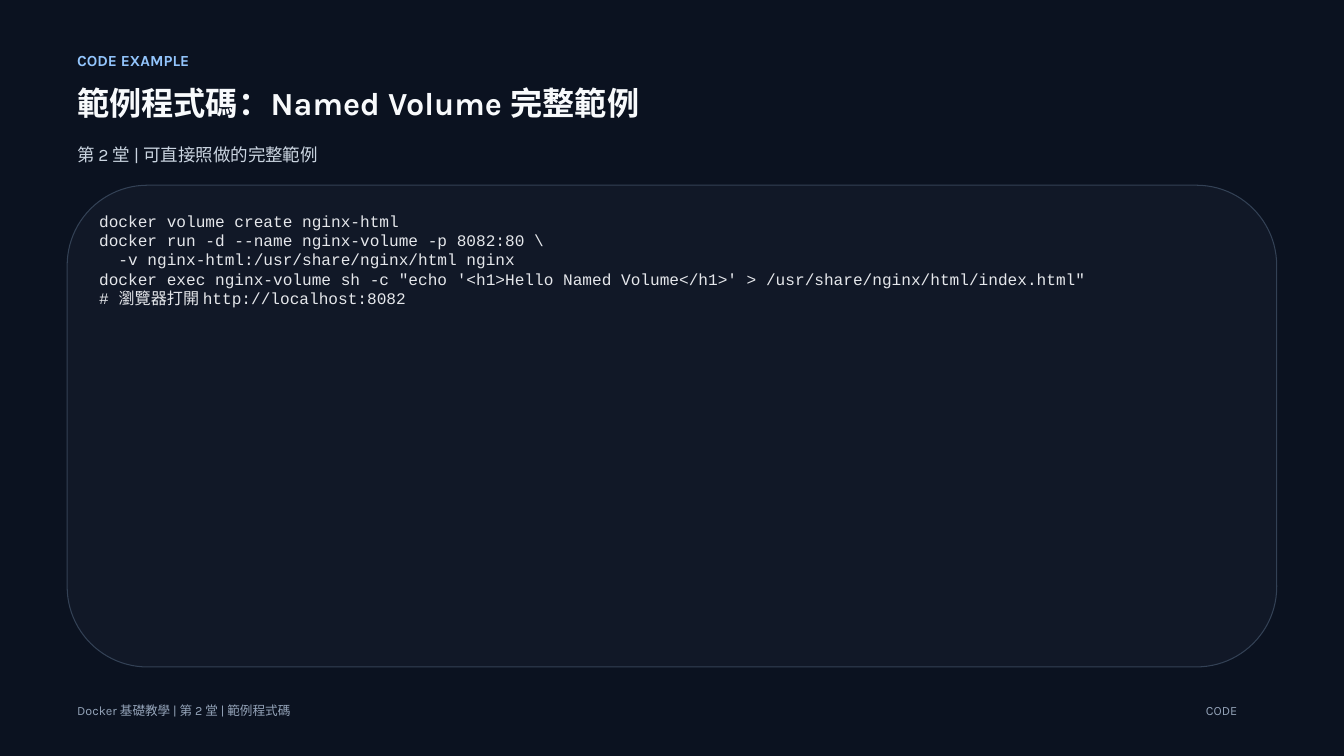
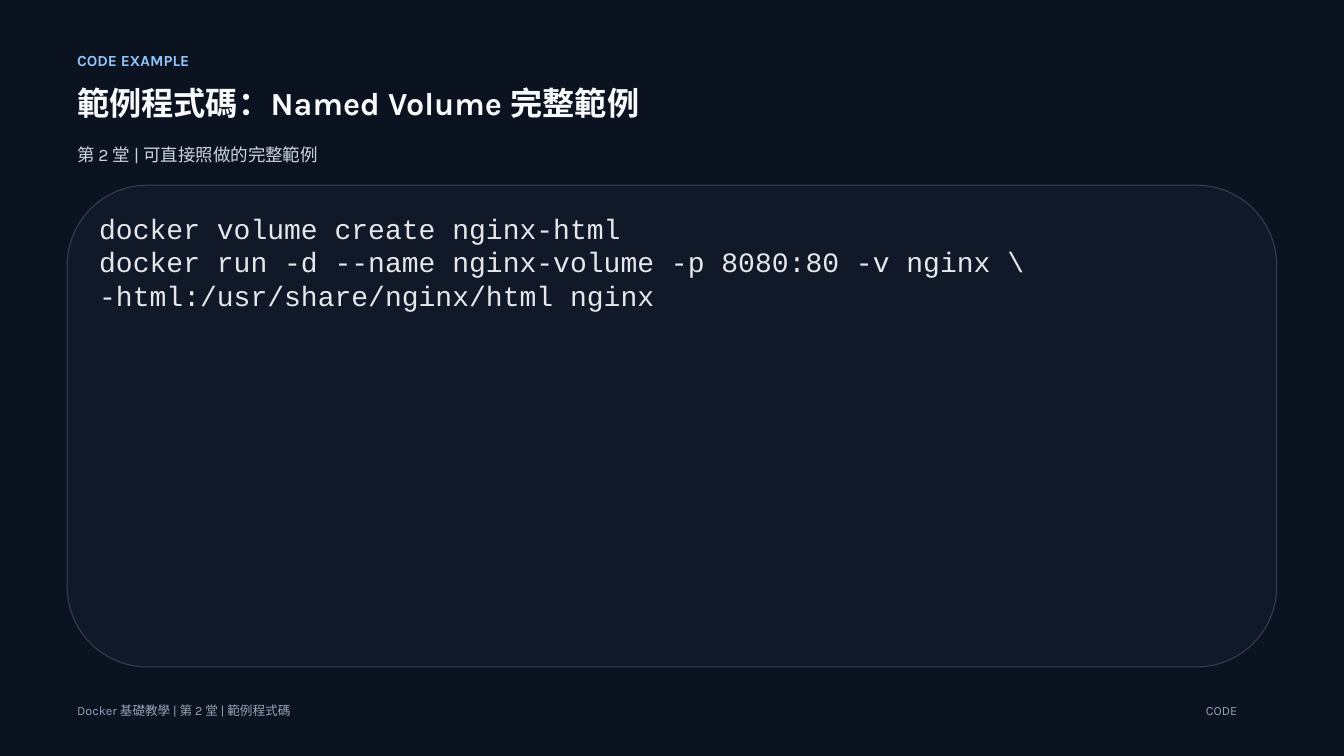
Before and after one commit to lalalalaluk/docker-practice, a slide deck: slide 18 of slides/docker-session2-flask-volume.pptx (slide 30 before the commit). Drawn at 1344x756 pixels with LibreOffice and Linux fonts; fonts in the diff are those of the drawing. Boxes give left, top, right and bottom in pixels: in the first picture for what was removed or moved away, otherwise in the second. Text is boxed around its words. In the diff, an @@ line names an element or a change of style, - is before the commit and + after.

Commit message:
Update Docker session slides

```diff
--- a/slides/docker-session2-flask-volume.pptx
+++ b/slides/docker-session2-flask-volume.pptx
@@ text at box(99, 219, 620, 245): size 11.5 to 20 pt in "docker volume create nginx-html" @@
@@ text at box(99, 252, 990, 312): text changed; size 11.5 to 20 pt @@
-docker run -d --name nginx-volume -p 8082:80 \
--v nginx-html:/usr/share/nginx/html nginx
-docker exec nginx-volume sh -c "echo '<h1>Hello Named Volume</h1>' > /usr/share/nginx/html/index.html"
-# 瀏覽器打開 http://localhost:8082
+docker run -d --name nginx-volume -p 8080:80 -v nginx \
+-html:/usr/share/nginx/html nginx
```
Also in this commit, not shown: 15 other slides changed, 14 slides removed, 2 other files.
